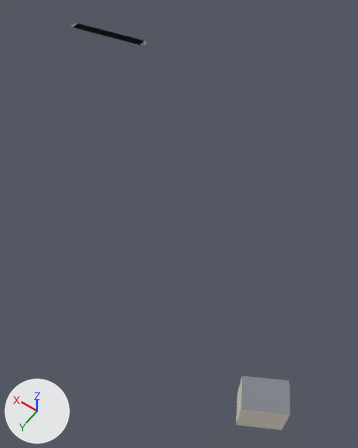
What one commit did to the glTF model apps/client/public/cities/moscow_synth/tiles/-1_-2.glb.
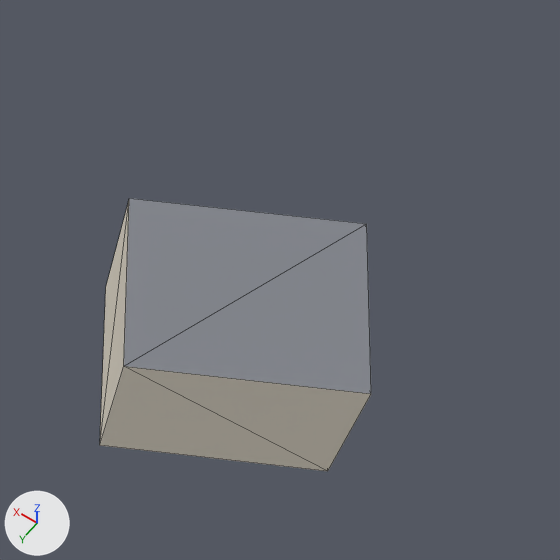
Each version appears first whole from a 50 mm camera at (-262.9, 588.4, 246.6) aimed at (-141.9, 419.1, -19.5), and next in a close-up on the part from 60% to 92% of the width and 75% to 100% of the height. Every picture has the same lights, and +X, +Y and +Z are marked at lower left. The older version's two pictures come first. The close-ups show mesh edges as thin lines. Vertices at exactly the same position are counted once.
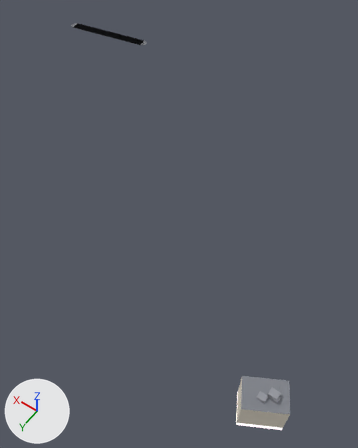
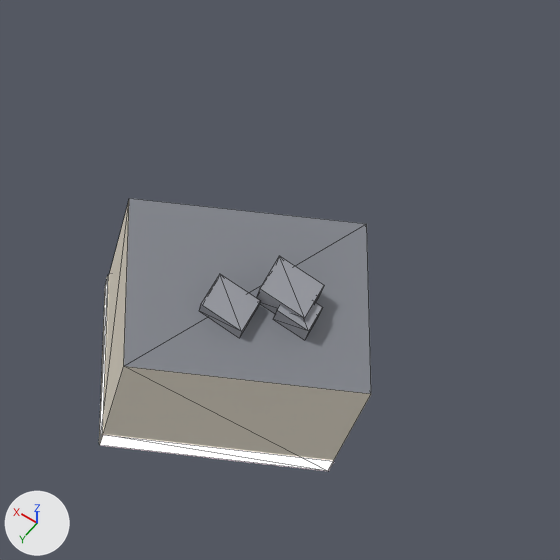
The change, as a list of edits to the scene's bpy script:
```text
Add mat_shop:
    mat_shop = bpy.data.materials.new('shop')
    mat_shop.use_nodes = True; mat_shop.node_tree.nodes.clear()
    _N = mat_shop.node_tree.nodes; _L = mat_shop.node_tree.links
    n0 = _N.new('ShaderNodeBsdfPrincipled'); n0.name = 'Principled BSDF'
    n0.inputs[28].default_value = 1.0  # 'Emission Strength'
    n1 = _N.new('ShaderNodeOutputMaterial'); n1.name = 'Material Output'
    n2 = _N.new('ShaderNodeVertexColor'); n2.name = 'Color Attribute'
    _L.new(n0.outputs[0], n1.inputs[0])  # 'BSDF' to 'Surface'
    _L.new(n2.outputs[0], n0.inputs[0])  # 'Color' to 'Base Color'
Change me_mesh_0:
    used by ob_mesh_0; location = (0.0, 0.0, 0.0)
    remove me_mesh_0.from_pydata(...)  # 34 vertices, 32 faces; spans x -263.0..65.0, y 282.0..515.0, z 0.0..23.0
    add me_mesh_0.from_pydata(...)  # 70 vertices, 68 faces; spans x -263.0..65.0, y 282.0..515.0, z 0.0..26.0
    me_mesh_0 part 1
    22 vertices are added at x -263.0..-236.0, y 491.0..515.0, z 0.0..26.0
    8 new vertices lie (4.0, 0.0, 0.0) away from vertices in x -255.0..-251.0, y 500.0..507.0, z 23.0..26.0
    6 new vertices lie (0.0, 0.0, 4.0) away from vertices in x -263.0..-236.0, y 491.0..515.0, z 0.0
    30 new faces join them, mat_roof
    6 new faces join them, mat_shop
    add me_mesh_0.materials.append(mat_shop)
```

Where the change shows, as pixel boxes (x1, y1, x2, y2) in the close-ups (560 x 560 px):
'Mesh_0', reshaped: before (100, 198, 371, 471); after (99, 198, 371, 471)
part 1 of me_mesh_0, added: after (99, 256, 334, 471)
